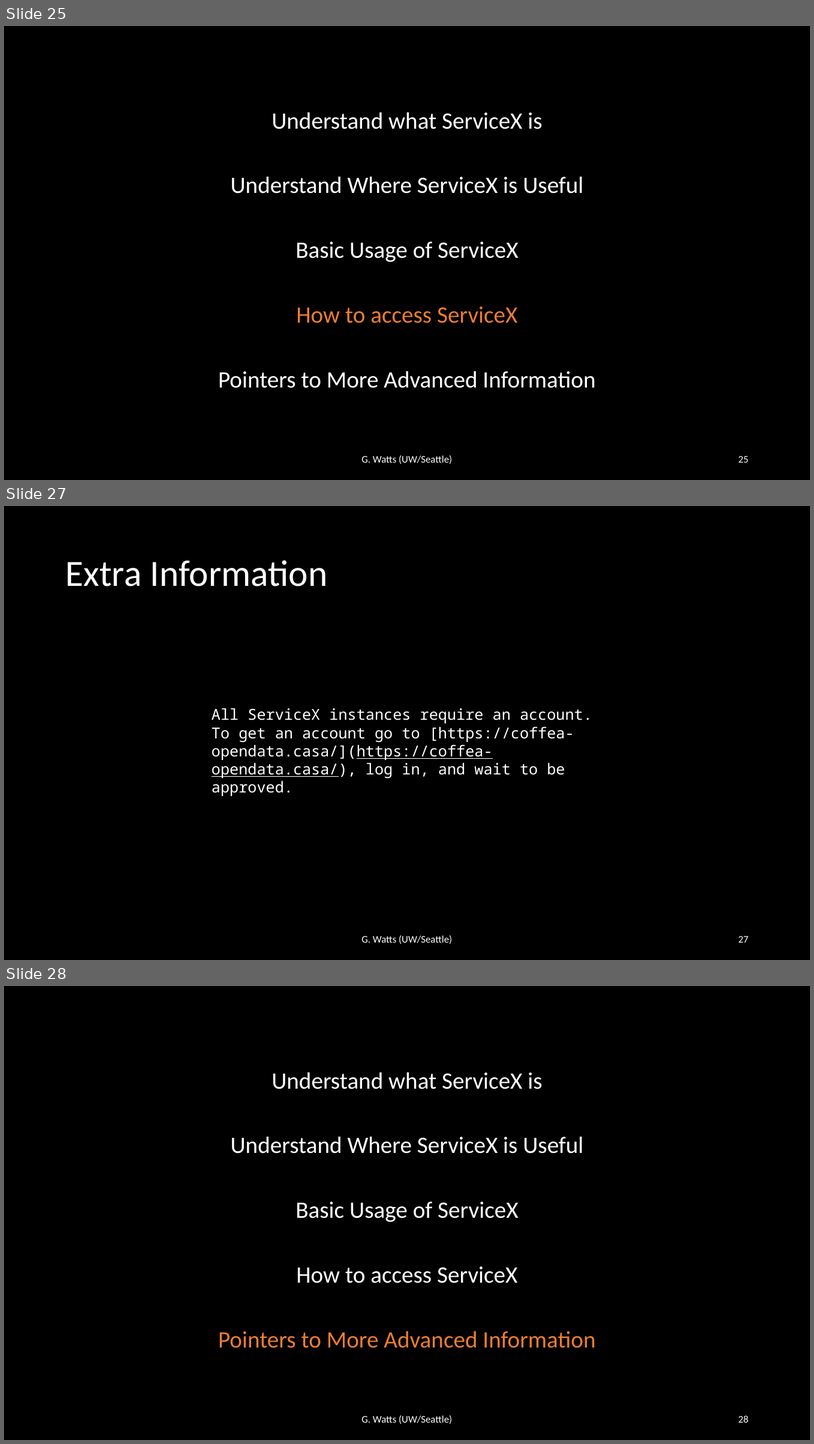
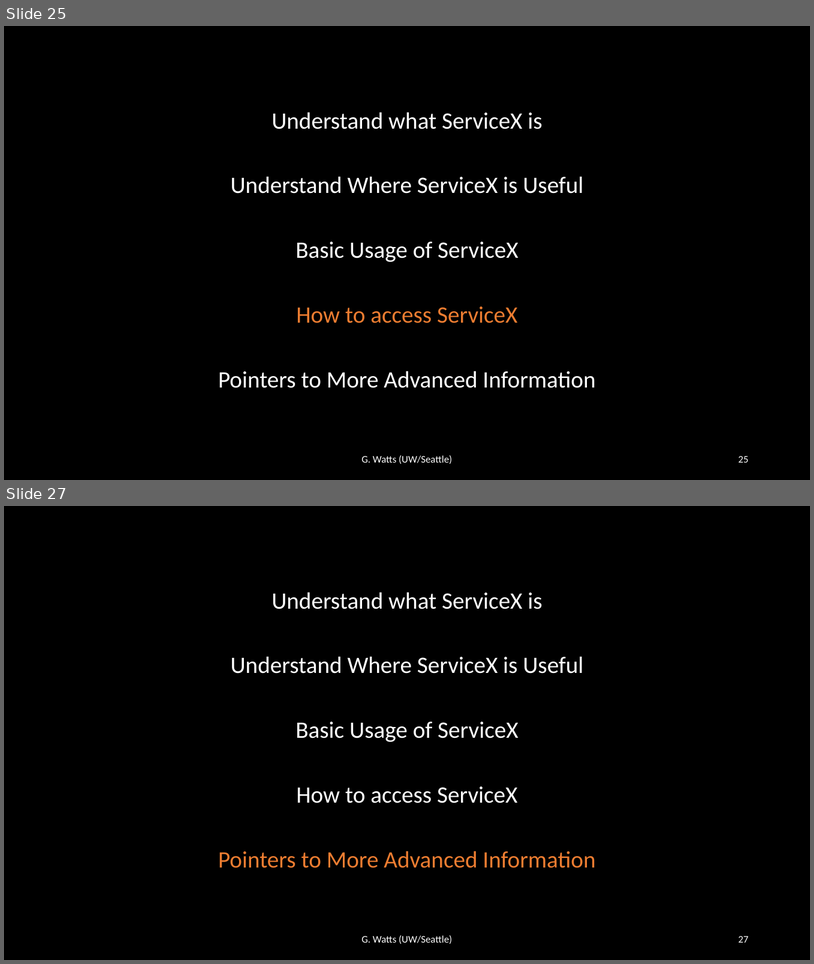
Before and after one commit to iris-hep/agc-workshop-2022-servicex, a slide deck: servicex.pptx. Shown one above the other, each under a label of ours: slides 25, 27 and 28 before the commit, slides 25 and 27 after it; the slides between them are not shown. The pictures are 814x1444 and 814x964 pixels, drawn with LibreOffice and Linux fonts; fonts in the diff are those of the drawing. Boxes give left, top, right and bottom in pixels: in the first picture for what was removed or moved away, otherwise in the second. Text is boxed around its words. In the diff, an @@ line names an element or a change of style, - is before the commit and + after.

```diff
--- a/servicex.pptx
+++ b/servicex.pptx
@@ slide 27 removed at box(4, 506, 810, 960), background #000000 @@
@@ title removed at box(65, 560, 328, 586) @@
-Extra Information
@@ text removed at box(212, 708, 593, 778) @@
-All ServiceX instances require an account. To get an account go to [https://coffea-opendata.casa/](https://coffea-opendata.casa/), log in, and wait to be approved.
@@ text removed at box(362, 935, 452, 943) @@
-G. Watts (UW/Seattle)
@@ page number removed at box(738, 936, 749, 942) @@
-27
@@ what was slide 28 is now slide 27 @@
@@ page number at box(738, 936, 749, 942): text changed @@
-28
+27
```
Also in this commit, not shown: 2 slides changed.
